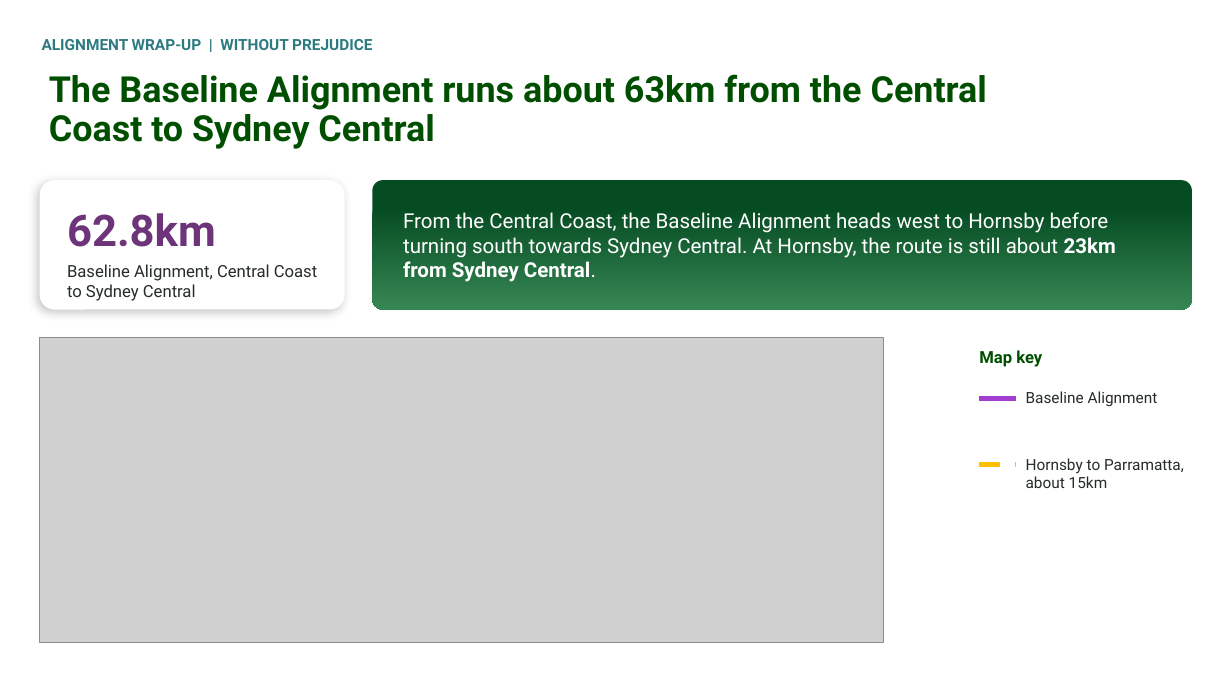
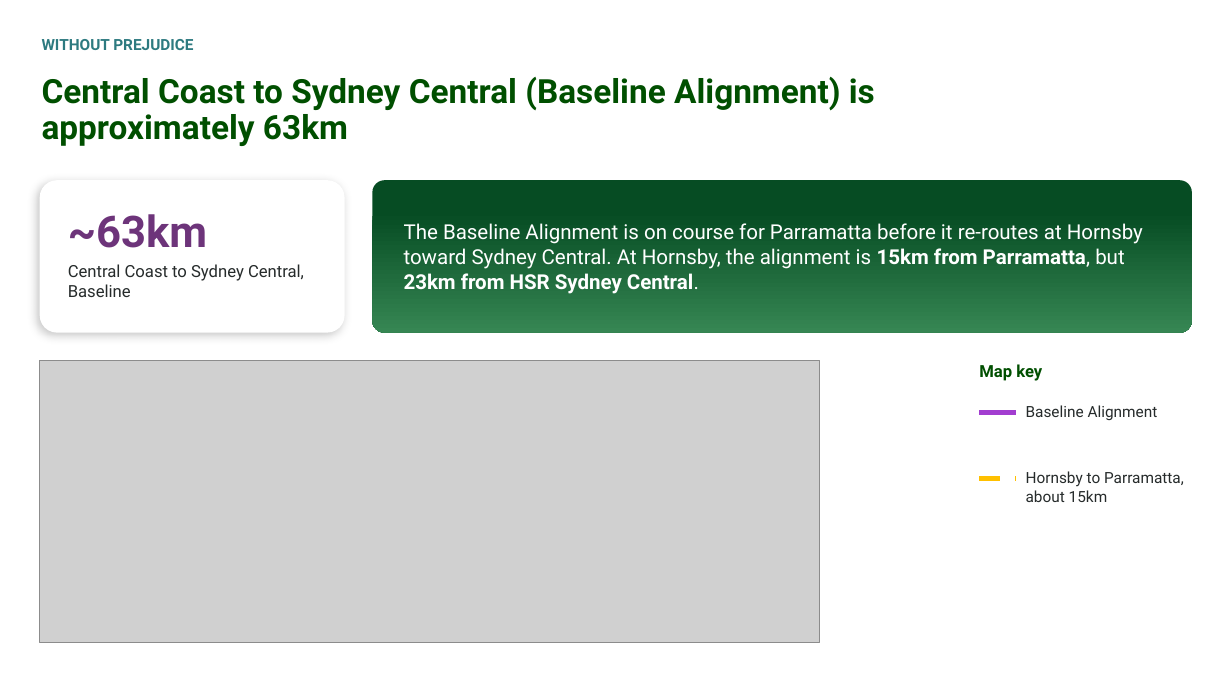
Before and after one commit to alyciawolf02/claude, a slide deck: slide 3 of Protecting_HSRA_Sydney_Central_Alignment_v2.pptx. Drawn at 1232x693 pixels with LibreOffice and Linux fonts; fonts in the diff are those of the drawing; grey boxes stand for pictures; background and template pictures are left out. Boxes give left, top, right and bottom in pixels: in the first picture for what was removed or moved away, otherwise in the second. Text is boxed around its words. In the diff, an @@ line names an element or a change of style, - is before the commit and + after.

```diff
--- a/Protecting_HSRA_Sydney_Central_Alignment_v2.pptx
+++ b/Protecting_HSRA_Sydney_Central_Alignment_v2.pptx
@@ text at (x1=42, y1=39, x2=193, y2=50): text changed @@
-ALIGNMENT WRAP-UP | WITHOUT PREJUDICE
+WITHOUT PREJUDICE
@@ text at (x1=42, y1=77, x2=875, y2=146): text changed; size 28 to 26 pt @@
-The Baseline Alignment runs about 63km from the Central Coast to Sydney Central
+Central Coast to Sydney Central (Baseline Alignment) is approximately 63km
@@ rounded rectangle "~63km" resized from (x1=40, y1=180, x2=345, y2=310) to (x1=40, y1=180, x2=345, y2=333) @@
@@ rounded rectangle "The Baseline Alignment is on ..." resized from (x1=372, y1=180, x2=1192, y2=310) to (x1=372, y1=180, x2=1192, y2=333) @@
@@ text in rounded rectangle at (x1=68, y1=214, x2=304, y2=297): text changed @@
-62.8km
-Baseline Alignment, Central Coast to Sydney Central
+~63km
+Central Coast to Sydney Central, Baseline
@@ text in rounded rectangle at (x1=404, y1=223, x2=1143, y2=294): text changed @@
-From the Central Coast, the Baseline Alignment heads west to Hornsby before turning south towards Sydney Central. At Hornsby, the route is still about 23km from Sydney Central.
+The Baseline Alignment is on course for Parramatta before it re-routes at Hornsby toward Sydney Central. At Hornsby, the alignment is 15km from Parramatta, but 23km from HSR Sydney Central.
@@ picture resized from (x1=40, y1=337, x2=884, y2=642) to (x1=40, y1=360, x2=820, y2=642) @@
@@ 3 texts, 2 lines moved together from (x1=979, y1=350, x2=1184, y2=488) to (x1=979, y1=364, x2=1184, y2=502) @@
```
Also in this commit, not shown: 4 other slides changed.
